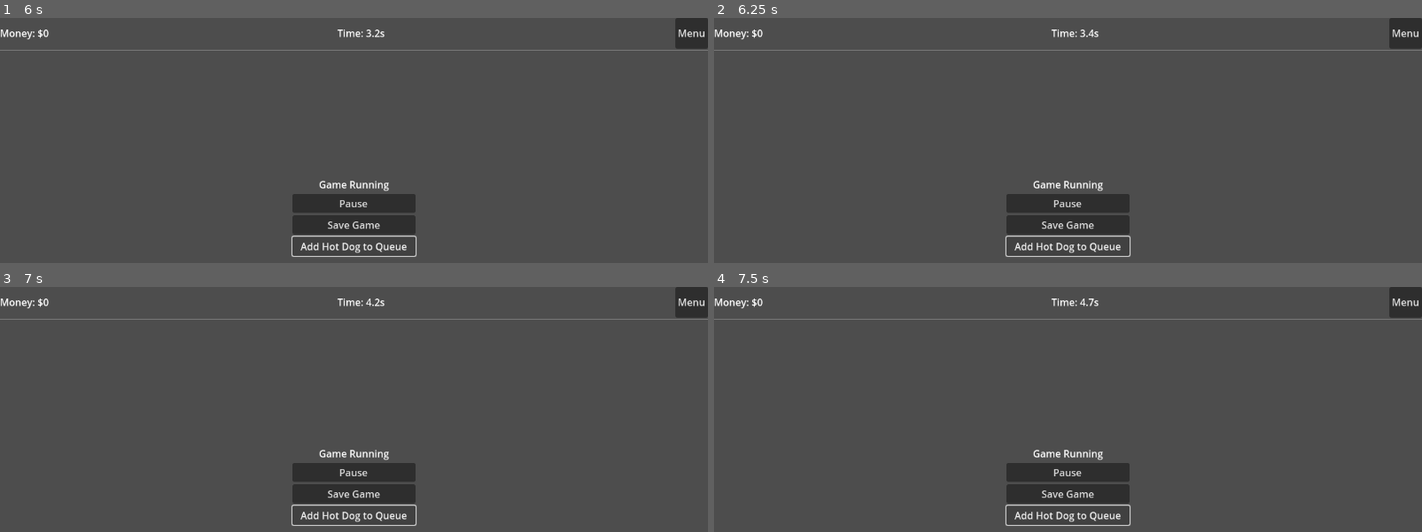
Above: before the commit, frames 1-4 (two rows, left to right).
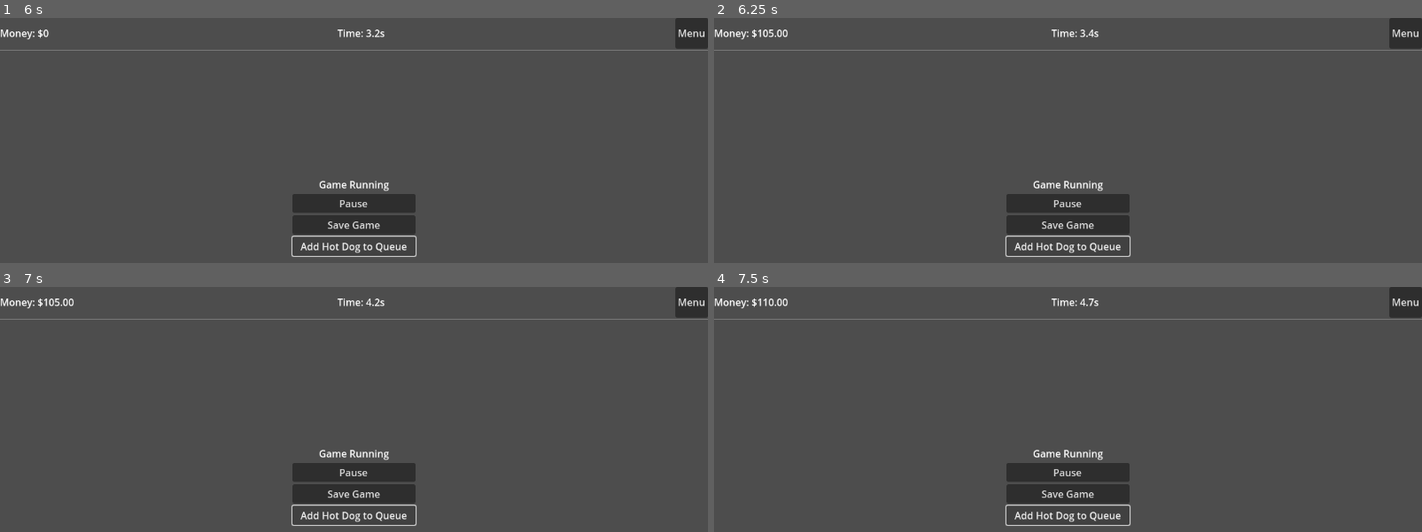
Above: after the commit, the same moments.

Repository: aaronleebrooks/AlienHotDogFoodTruck
Game: Godot game, scene res://scenes/main/main_scene.tscn
Two runs of this game, one before a commit and one after it. Both use one fixed random seed, a clock stepped at 60 frames per second and the inputs below.
Inputs:
- Up to frame 1 (6 s): click "Start Game" at 0.5 s; click "Menu" at 1.25 s; click "Start Game" at 2 s; click "Pause" at 2.75 s; click "Resume" at 3.5 s; click "Save Game" at 4.25 s; click "Add Hot Dog to Queue" at 5 s; click "Add Hot Dog to Queue" at 5.75 s
- Up to frame 2 (6.25 s): no input
- Up to frame 3 (7 s): click "Add Hot Dog to Queue" at 6.5 s
- Up to frame 4 (7.5 s): tap Enter at 7.25 s

Frame 1 is identical in both runs. In frame 2, less than 0.1% of the frame differs, in the area x 6-11%, y 4-8%; in frame 3, less than 0.1%; in frame 4, less than 0.1%.

Commit message:
Implement proper Godot event pattern: UI emits signals, main scene listens

Diff:
--- a/scenes/main/main_scene.tscn
+++ b/scenes/main/main_scene.tscn
@@ -56,6 +56,7 @@
 [node name="Systems" type="Node" parent="."]
 
 [node name="ProductionSystem" parent="Systems" instance=ExtResource("4_0x0x0")]
+unique_name_in_owner = true
 
 [node name="EconomySystem" parent="Systems" instance=ExtResource("5_0x0x0")]
 unique_name_in_owner = true
--- a/scripts/scenes/main_scene.gd
+++ b/scripts/scenes/main_scene.gd
@@ -16,9 +16,6 @@
 # Current active UI
 var current_ui: Control
 
-# Signals
-signal add_hot_dog_to_queue_requested
-
 func _ready() -> void:
 	"""Initialize the main scene"""
 	print("MainScene: Initialized")
@@ -36,8 +33,11 @@
 	production_system.hot_dog_produced.connect(_on_hot_dog_produced)
 	economy_system.money_changed.connect(_on_money_changed)
 
-	# Connect UI signals
-	add_hot_dog_to_queue_requested.connect(_on_add_hot_dog_requested)
+	# Connect GameUI signals
+	game_ui.add_hot_dog_requested.connect(_on_add_hot_dog_requested)
+	game_ui.pause_game_requested.connect(_on_pause_game_requested)
+	game_ui.save_game_requested.connect(_on_save_game_requested)
+	game_ui.menu_requested.connect(_on_menu_requested)
 
 	# Show initial UI (menu)
 	show_ui("menu")
@@ -110,3 +110,21 @@
 	"""Handle add hot dog request from UI"""
 	print("MainScene: Add hot dog requested")
 	production_system.add_to_queue()
+
+func _on_pause_game_requested() -> void:
+	"""Handle pause game request from UI"""
+	print("MainScene: Pause game requested")
+	if GameManager.is_game_running:
+		GameManager.pause_game()
+	else:
+		GameManager.resume_game()
+
+func _on_save_game_requested() -> void:
+	"""Handle save game request from UI"""
+	print("MainScene: Save game requested")
+	SaveManager.save_game()
+
+func _on_menu_requested() -> void:
+	"""Handle menu request from UI"""
+	print("MainScene: Menu requested")
+	UIManager.show_screen("menu")
--- a/scripts/ui/game_ui.gd
+++ b/scripts/ui/game_ui.gd
@@ -10,6 +10,12 @@
 @onready var pause_button: Button = $GameArea/VBoxContainer/PauseButton
 @onready var save_button: Button = $GameArea/VBoxContainer/SaveButton
 @onready var add_hot_dog_button: Button = $GameArea/VBoxContainer/AddHotDogButton
+
+# Signals - UI emits these, main scene listens
+signal add_hot_dog_requested
+signal pause_game_requested
+signal save_game_requested
+signal menu_requested
 
 func _ready() -> void:
 	"""Initialize the game UI"""
@@ -41,20 +47,17 @@
 func _on_menu_pressed() -> void:
 	"""Handle menu button press"""
 	print("GameUI: Menu pressed")
-	UIManager.show_screen("menu")
+	menu_requested.emit()
 
 func _on_pause_pressed() -> void:
 	"""Handle pause button press"""
 	print("GameUI: Pause pressed")
-	if GameManager.is_game_running:
-		GameManager.pause_game()
-	else:
-		GameManager.resume_game()
+	pause_game_requested.emit()
 
 func _on_save_pressed() -> void:
 	"""Handle save button press"""
 	print("GameUI: Save pressed")
-	SaveManager.save_game()
+	save_game_requested.emit()
 
 func _on_game_started() -> void:
 	"""Handle game started signal"""
@@ -99,21 +102,4 @@
 func _on_add_hot_dog_pressed() -> void:
 	"""Handle add hot dog button press"""
 	print("GameUI: Add hot dog pressed")
-	print("GameUI: Current node path: %s" % get_path())
-	print("GameUI: Parent path: %s" % get_parent().get_path())
-	print("GameUI: Parent's parent path: %s" % get_parent().get_parent().get_path())
-
-	# Try different approaches to find main scene
-	var main_scene = %MainScene
-	if main_scene:
-		print("GameUI: Found MainScene via %MainScene")
-		main_scene.add_hot_dog_to_queue_requested.emit()
-	else:
-		print("GameUI: Warning - Main scene not found via %MainScene")
-		# Fallback to parent approach
-		var parent_scene = get_parent().get_parent()
-		if parent_scene and parent_scene.has_method("add_hot_dog_to_queue_requested"):
-			print("GameUI: Using fallback parent approach")
-			parent_scene.add_hot_dog_to_queue_requested.emit()
-		else:
-			print("GameUI: Error - No valid main scene found")
+	add_hot_dog_requested.emit()
